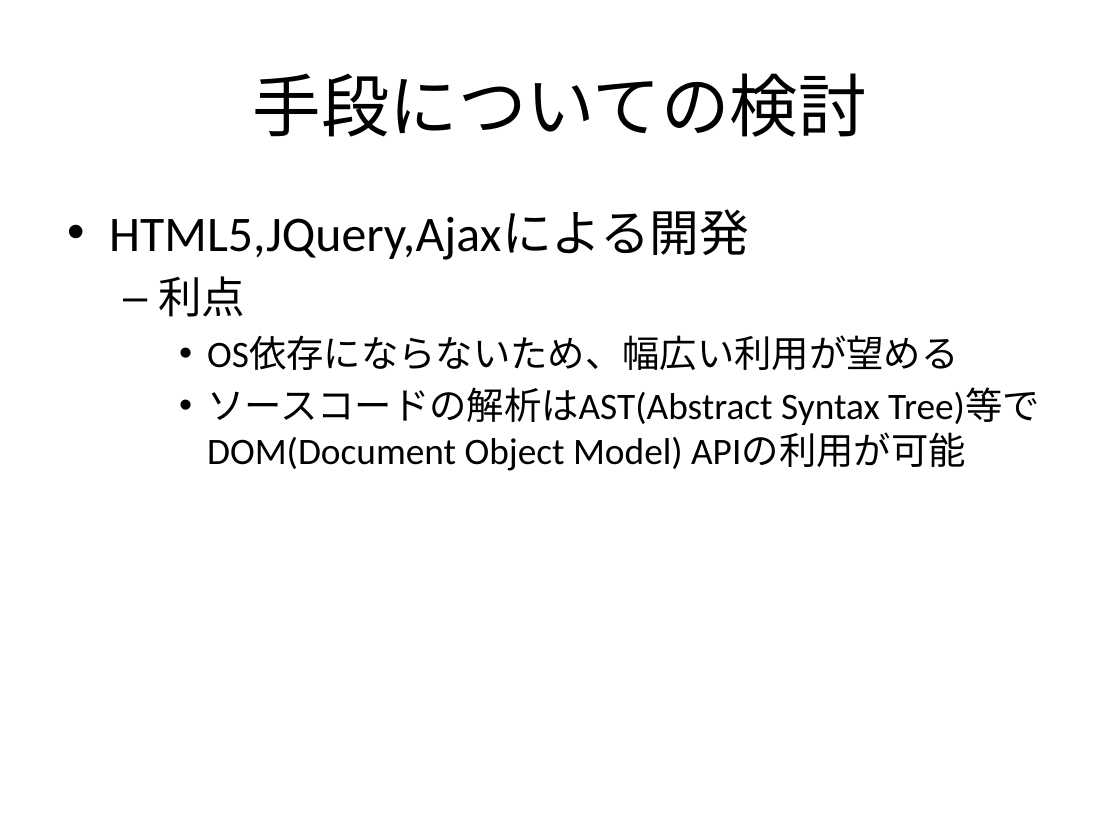
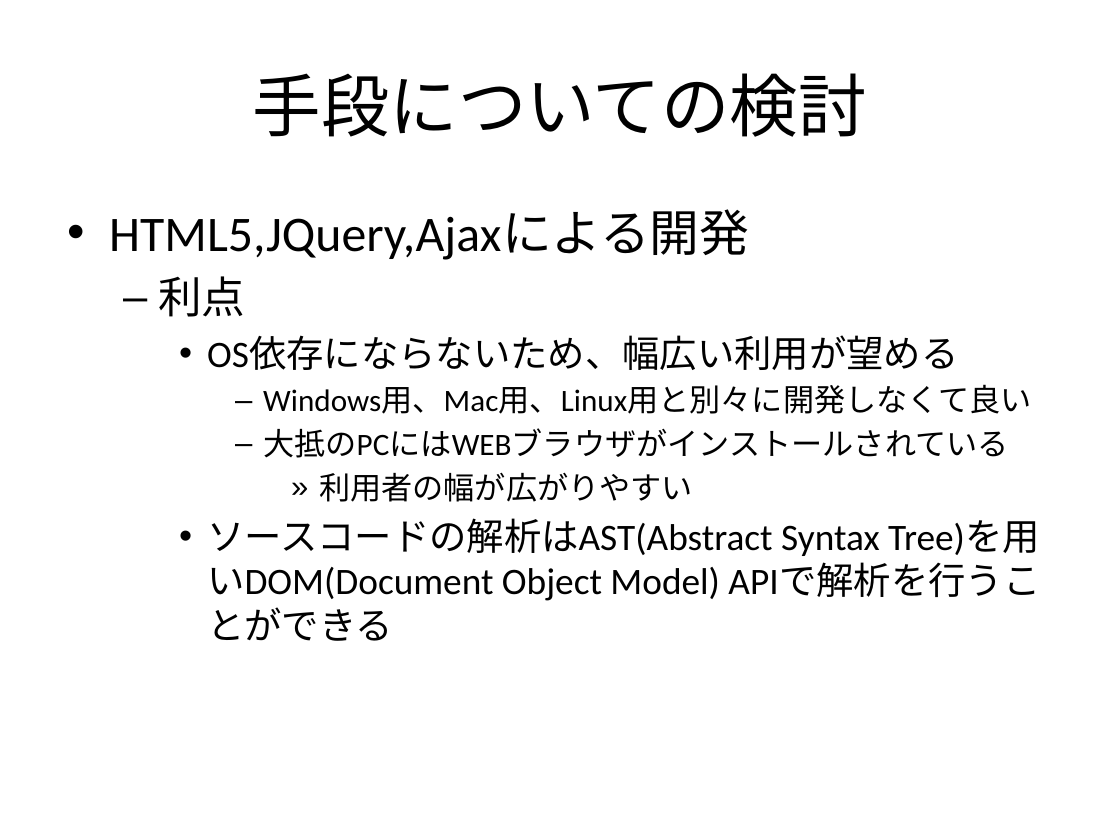
Before and after one commit to f-akazawa/akaz_uecdevelop, a slide deck: slide 17 of doc/中間発表資料.pptx. Drawn at 1120x840 pixels with LibreOffice and Linux fonts; fonts in the diff are those of the drawing. Boxes give left, top, right and bottom in pixels: in the first picture for what was removed or moved away, otherwise in the second. Text is boxed around its words. In the diff, an @@ line names an element or a change of style, - is before the commit and + after.

```diff
--- a/doc/中間発表資料.pptx
+++ b/doc/中間発表資料.pptx
@@ text at [207, 385, 1040, 601]: text changed @@
-    • ソースコードの解析はAST(Abstract Syntax Tree)等でDOM(Document Object Model) APIの利用が可能
+      – Windows用、Mac用、Linux用と別々に開発しなくて良い
+      – 大抵のPCにはWEBブラウザがインストールされている
+        » 利用者の幅が広がりやすい
+    • ソースコードの解析はAST(Abstract Syntax Tree)を用いDOM(Document Object Model) APIで解析を行うことができる
```
Also in this commit, not shown: 4 other slides changed.
